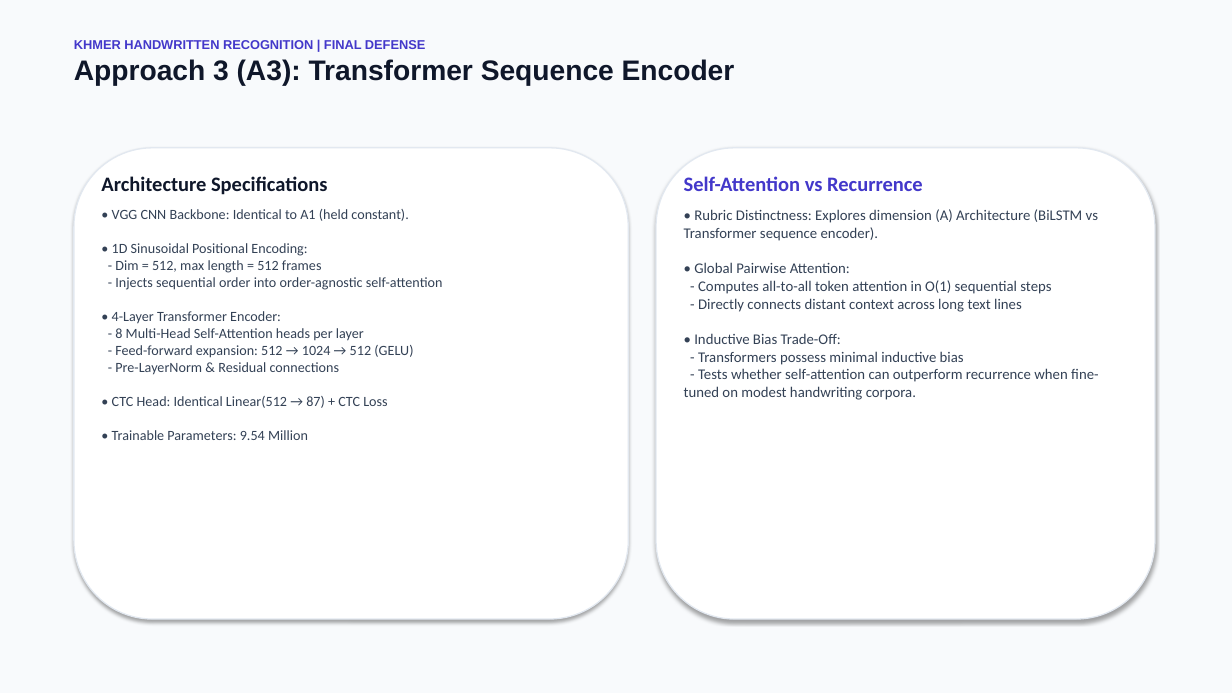
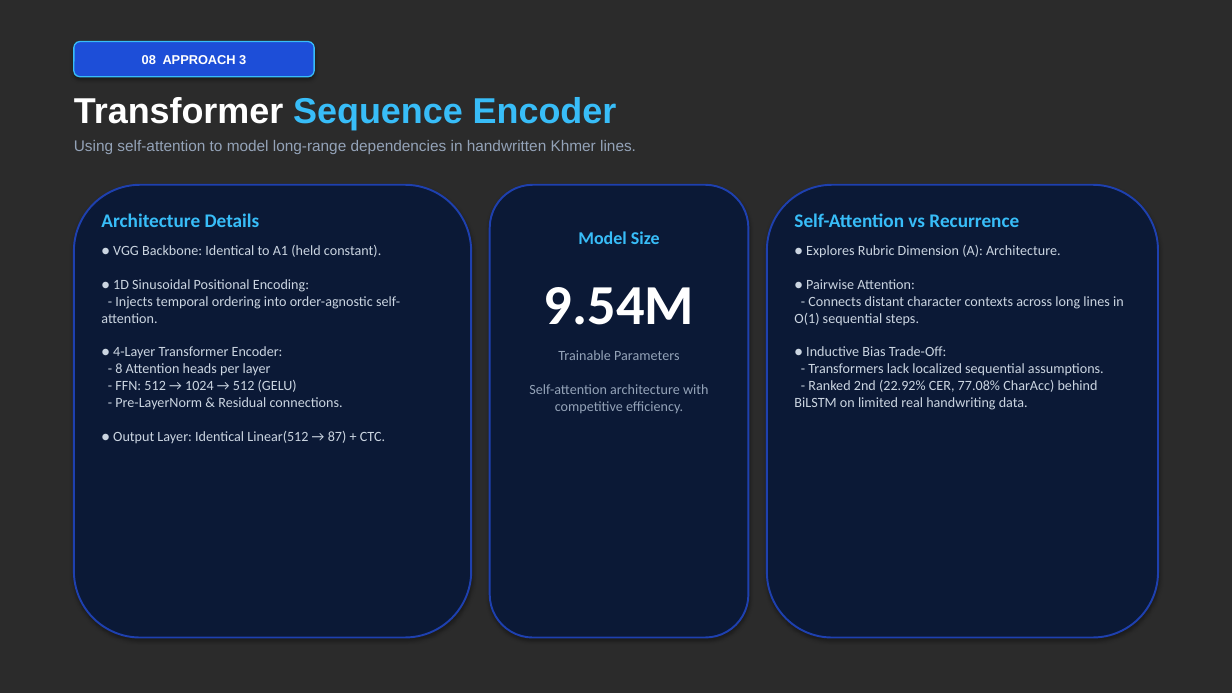
Before and after one commit to Thna17/khmer-handwritten-word-recognition, a slide deck: slide 8 of slides/Khmer_Handwritten_OCR_Presentation.pptx. Drawn at 1232x693 pixels with LibreOffice and Linux fonts; fonts in the diff are those of the drawing; background and template pictures are left out; a plain dark background stands for a picture behind light text. Boxes give left, top, right and bottom in pixels: in the first picture for what was removed or moved away, otherwise in the second. Text is boxed around its words. In the diff, an @@ line names an element or a change of style, - is before the commit and + after.

Commit message:
feat(slides): align PPTX deck 90%+ with reference images using dark-mode bg, glowing cyan accents, and real project metrics

```diff
--- a/slides/Khmer_Handwritten_OCR_Presentation.pptx
+++ b/slides/Khmer_Handwritten_OCR_Presentation.pptx
@@ background #FFFFFF to picture (left out) @@
@@ rectangle removed at (0, 0, 1232, 693) @@
@@ text removed at (74, 40, 735, 86) @@
-KHMER HANDWRITTEN RECOGNITION | FINAL DEFENSE
-Approach 3 (A3): Transformer Sequence Encoder
@@ rounded rectangle added at (74, 42, 314, 77), fill #1D4ED8, outline #38BDF8 1 pt, 10 pt, text #FFFFFF, bold @@
+08 APPROACH 3
@@ text added at (74, 97, 636, 154), 12 pt, text #94A3B8 @@
+Transformer Sequence Encoder
+Using self-attention to model long-range dependencies in handwritten Khmer lines.
@@ rounded rectangle at (74, 185, 471, 638): fill #FFFFFF to #0B1936; outline #E2E8F0 1 pt to #1E40AF 1.5 pt @@
@@ rounded rectangle: place and size @@
-rounded rectangle at (74, 148, 628, 619)
+rounded rectangle at (74, 185, 471, 638)
@@ rounded rectangle added at (490, 185, 749, 638), fill #0B1936, outline #1E40AF 1.5 pt @@
@@ rounded rectangle: place and size @@
-rounded rectangle at (656, 148, 1155, 619)
+rounded rectangle at (767, 185, 1158, 638)
@@ rounded rectangle at (767, 185, 1158, 638): fill #FFFFFF to #0B1936; outline #E2E8F0 1 pt to #1E40AF 1.5 pt @@
@@ text "Self-Attention vs Recurrence": place and size @@
-text "Self-Attention vs Recurrence" at (684, 176, 1098, 400)
+text "Self-Attention vs Recurrence" at (794, 213, 1124, 410)
@@ text at (101, 213, 400, 443): text changed; text colour #334155 to #CBD5E1 @@
-Architecture Specifications
-• VGG CNN Backbone: Identical to A1 (held constant).
-• 1D Sinusoidal Positional Encoding:
-- Dim = 512, max length = 512 frames
-- Injects sequential order into order-agnostic self-attention
-• 4-Layer Transformer Encoder:
-- 8 Multi-Head Self-Attention heads per layer
-- Feed-forward expansion: 512 → 1024 → 512 (GELU)
-- Pre-LayerNorm & Residual connections
-• CTC Head: Identical Linear(512 → 87) + CTC Loss
-• Trainable Parameters: 9.54 Million
+Architecture Details
+● VGG Backbone: Identical to A1 (held constant).
+● 1D Sinusoidal Positional Encoding:
+- Injects temporal ordering into order-agnostic self-attention.
+● 4-Layer Transformer Encoder:
+- 8 Attention heads per layer
+- FFN: 512 → 1024 → 512 (GELU)
+- Pre-LayerNorm & Residual connections.
+● Output Layer: Identical Linear(512 → 87) + CTC.
@@ text added at (529, 231, 709, 413), 11 pt, text #94A3B8 @@
+Model Size
+9.54M
+Trainable Parameters
+Self-attention architecture with competitive efficiency.
@@ text at (794, 213, 1019, 227): size 16 to 15 pt, text colour #4338CA to #38BDF8 in "Self-Attention vs Recurrence" @@
@@ text at (794, 245, 1124, 410): text changed; size 11.5 to 11 pt; text colour #334155 to #CBD5E1 @@
-• Rubric Distinctness: Explores dimension (A) Architecture (BiLSTM vs Transformer sequence encoder).
-• Global Pairwise Attention:
-- Computes all-to-all token attention in O(1) sequential steps
-- Directly connects distant context across long text lines
-• Inductive Bias Trade-Off:
-- Transformers possess minimal inductive bias
-- Tests whether self-attention can outperform recurrence when fine-tuned on modest handwriting corpora.
+● Explores Rubric Dimension (A): Architecture.
+● Pairwise Attention:
+- Connects distant character contexts across long lines in O(1) sequential steps.
+● Inductive Bias Trade-Off:
+- Transformers lack localized sequential assumptions.
+- Ranked 2nd (22.92% CER, 77.08% CharAcc) behind BiLSTM on limited real handwriting data.
```
Also in this commit, not shown: 6 other slides changed, 7 slides added, 7 slides removed, 1 other file.
